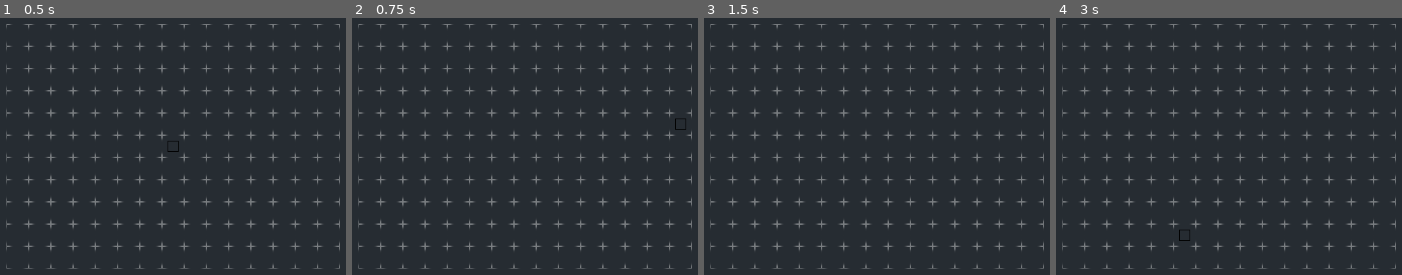
Above: before the commit, frames 1-4 (left to right).
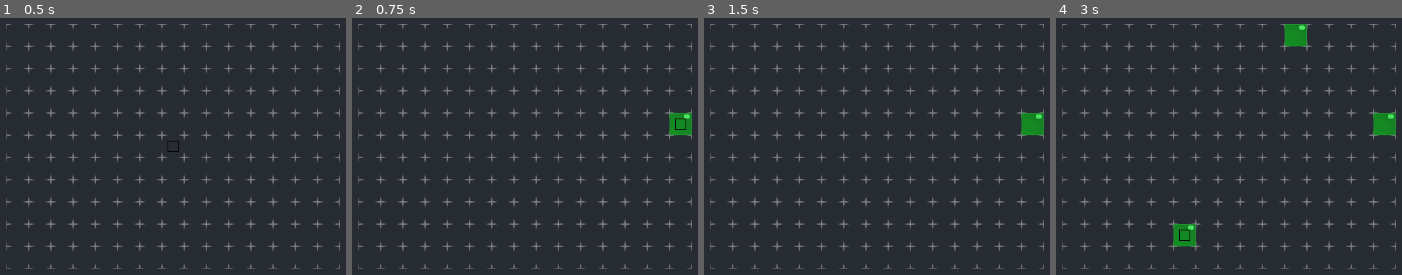
Above: after the commit, the same moments.

Repository: Greatmystic/DecorWizard
Game: Godot game, scene res://Content/Scenes/main.tscn
The game is run twice, just before and just after one commit, with the same random seed, the same clock (stepped at 60 frames per second) and the same inputs.
Inputs (mouse positions are in pixels of both pictures, inside the frame that each line leads up to):
- Up to frame 1 (0.5 s): no input
- Up to frame 2 (0.75 s): tap Enter at 0.5 s; move the mouse to (691, 115) at 0.52 s; click (691, 115) at 0.6 s
- Up to frame 3 (1.5 s): tap Space at 1.25 s; move the mouse to (707, 159) at 1.27 s; click (707, 159) at 1.35 s
- Up to frame 4 (3 s): tap Enter at 2 s; move the mouse to (1298, 38) at 2.02 s; click (1298, 38) at 2.1 s; tap Space at 2.75 s; move the mouse to (1177, 228) at 2.77 s; click (1177, 228) at 2.85 s

Frame 1 is identical in both runs. In frame 2, 0.5% of the frame differs, in the area x 91-99%, y 36-46%; in frame 3, 0.6%; in frame 4, 1.7%, in the area x 33-99%, y 2-90%.

Commit message:
Added click selected layer

Diff:
--- a/Content/Scenes/main.tscn
+++ b/Content/Scenes/main.tscn
@@ -1,8 +1,9 @@
-[gd_scene load_steps=7 format=3 uid="uid://bwgob7s8x4al5"]
+[gd_scene load_steps=9 format=3 uid="uid://bwgob7s8x4al5"]
 
 [ext_resource type="Script" path="res://Content/Scripts/Level.gd" id="1_hrjxc"]
 [ext_resource type="Texture2D" uid="uid://4dvc1bnqki42" path="res://Content/Sprites/grid_cell.png" id="1_hwug3"]
 [ext_resource type="Texture2D" uid="uid://bobdfu5kkitbr" path="res://Content/Sprites/16x16 grid.png" id="2_au86j"]
+[ext_resource type="Texture2D" uid="uid://vo5dngrdgaeo" path="res://Content/Sprites/fullTileTest.png" id="3_o3qsu"]
 
 [sub_resource type="TileSetAtlasSource" id="TileSetAtlasSource_sn1d1"]
 resource_name = "cell empty"
@@ -16,12 +17,18 @@
 texture = ExtResource("2_au86j")
 0:0/0 = 0
 
+[sub_resource type="TileSetAtlasSource" id="TileSetAtlasSource_v2qav"]
+texture = ExtResource("3_o3qsu")
+texture_region_size = Vector2i(32, 32)
+0:0/0 = 0
+
 [sub_resource type="TileSet" id="TileSet_rbp8s"]
 tile_size = Vector2i(32, 32)
 custom_data_layer_0/name = "Writable"
 custom_data_layer_0/type = 1
 sources/0 = SubResource("TileSetAtlasSource_sn1d1")
 sources/2 = SubResource("TileSetAtlasSource_02j58")
+sources/3 = SubResource("TileSetAtlasSource_v2qav")
 
 [node name="Root" type="Node2D"]
 metadata/_edit_horizontal_guides_ = [-32.0]
--- a/Content/Scripts/Level.gd
+++ b/Content/Scripts/Level.gd
@@ -2,6 +2,7 @@
 
 var selectedTile
 var selectionLayer = 2
+var placeLayer = 1
 
 func _ready():
 
@@ -23,3 +24,7 @@
 		# write only if tile is writable
 		if (get_cell_tile_data(0, selectedTile)):
 			set_cell(selectionLayer, selectedTile, 2, Vector2i(0,0), 0)
+
+	if Input.is_action_just_pressed("Place"):
+		if (get_cell_tile_data(0, selectedTile)):
+			set_cell(placeLayer, selectedTile, 3, Vector2i(0,0), 0)
--- a/project.godot
+++ b/project.godot
@@ -18,3 +18,11 @@
 [display]
 
 window/stretch/mode="viewport"
+
+[input]
+
+Place={
+"deadzone": 0.5,
+"events": [Object(InputEventMouseButton,"resource_local_to_scene":false,"resource_name":"","device":-1,"window_id":0,"alt_pressed":false,"shift_pressed":false,"ctrl_pressed":false,"meta_pressed":false,"button_mask":0,"position":Vector2(0, 0),"global_position":Vector2(0, 0),"factor":1.0,"button_index":1,"canceled":false,"pressed":false,"double_click":false,"script":null)
+]
+}
Binary file added: Content/Sprites/fullTileTest.png
Not shown, added: Content/Sprites/fullTileTest.png.import
